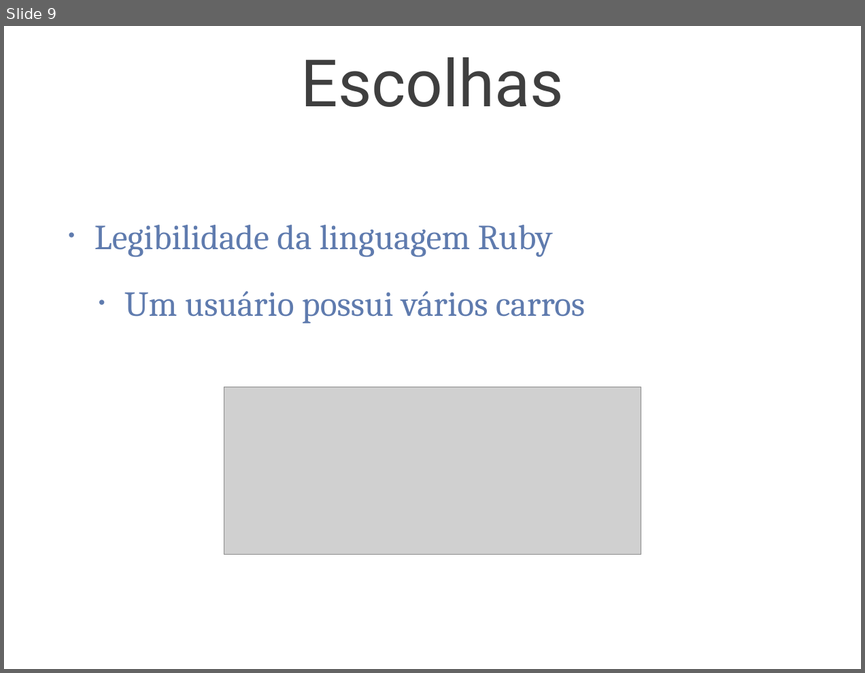
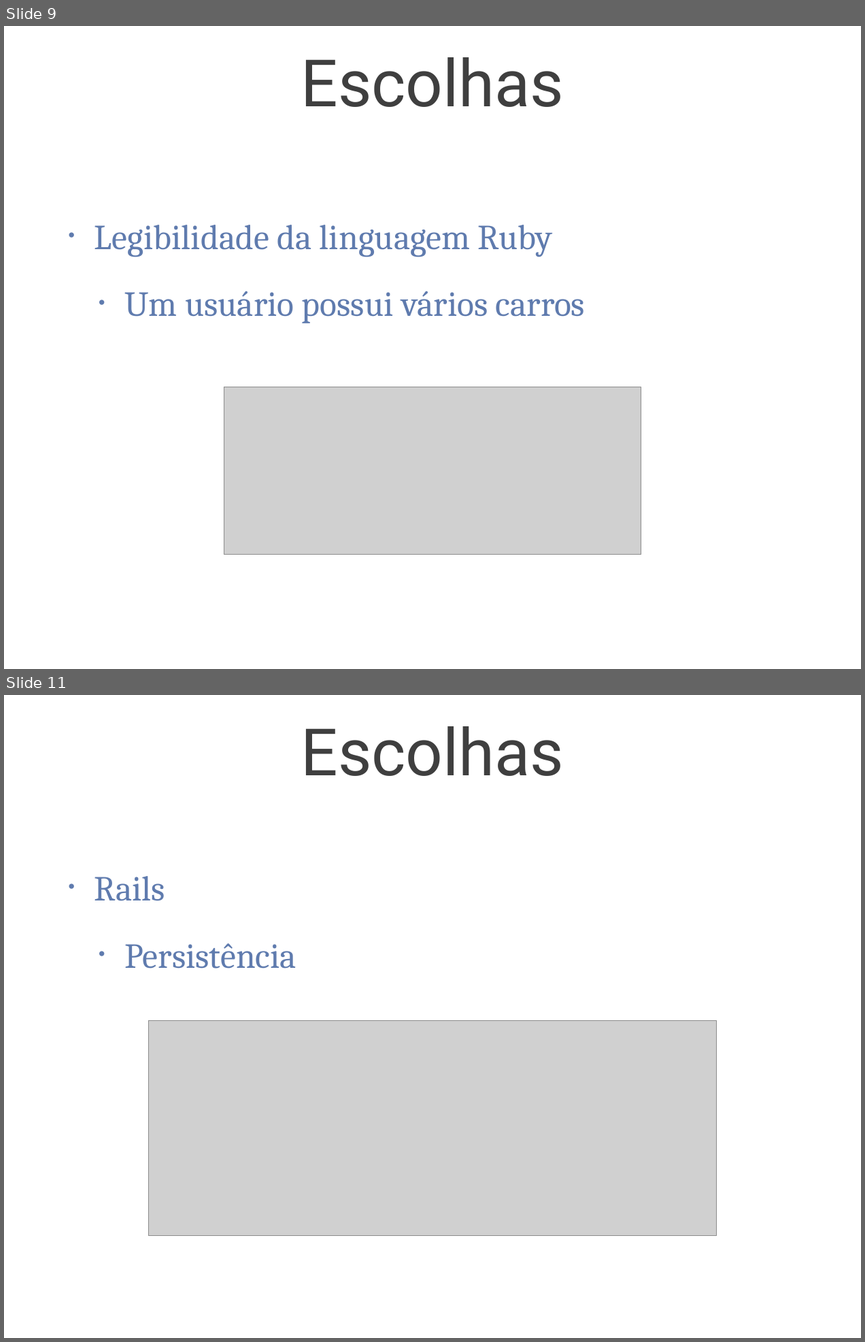
Before and after one commit to tulios/projetofinal-roteiros, a slide deck: apresentacao/apresentacao.ppt. Shown one above the other, each under a label of ours: slide 9 before the commit, slides 9 and 11 after it; the slides between them are not shown. The pictures are 865x673 and 865x1342 pixels, drawn with LibreOffice and Linux fonts; fonts in the diff are those of the drawing; grey boxes stand for pictures; background and template pictures are left out. Boxes give left, top, right and bottom in pixels: in the first picture for what was removed or moved away, otherwise in the second. Text is boxed around its words. In the diff, an @@ line names an element or a change of style, - is before the commit and + after.

```diff
--- a/apresentacao/apresentacao.ppt
+++ b/apresentacao/apresentacao.ppt
@@ slide 11 added at (4, 695, 861, 1338), background picture (left out) @@
@@ title added at (301, 726, 564, 776), 78 pt, text #3F3F3F @@
+Escolhas
@@ text added at (94, 876, 296, 968), 42 pt, text #5F7BAE @@
+• Rails
+  • Persistência
@@ picture added at (149, 1020, 716, 1236) @@
```
Also in this commit, not shown: 4 slides changed, 9 other slides added, 1 slide removed, 14 other files.
